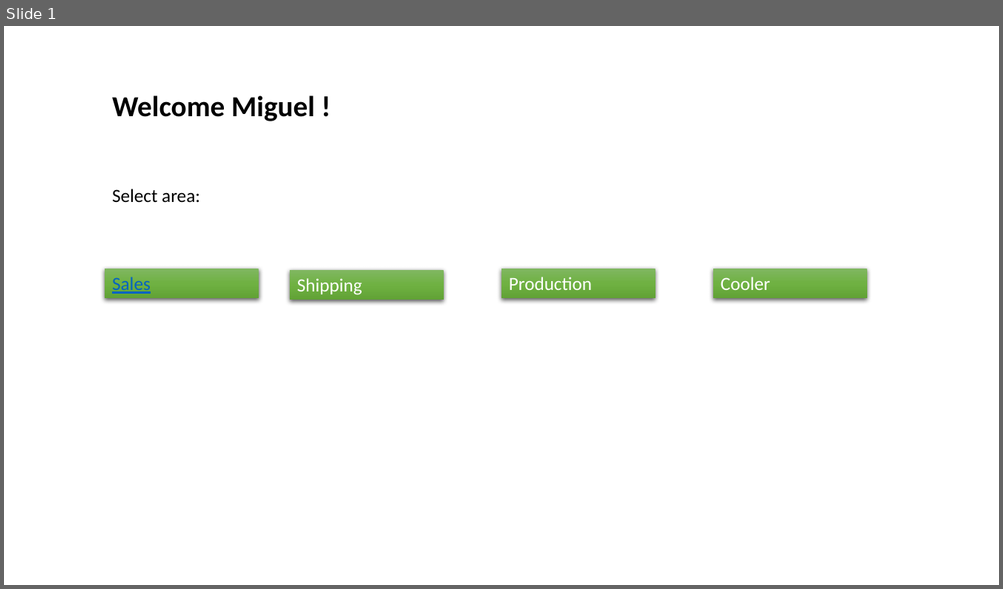
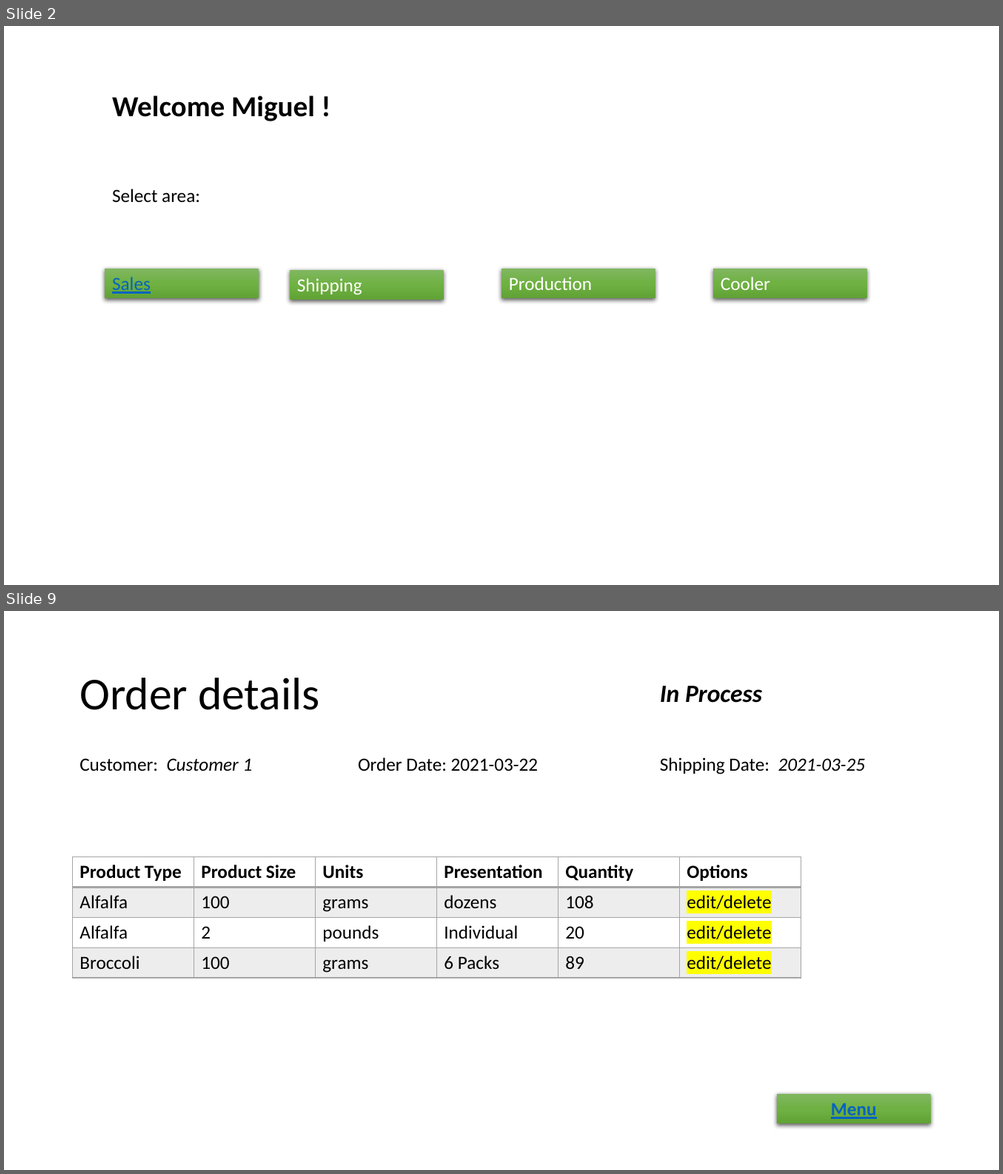
Before and after one commit to lopezpedres/recalls-project, a slide deck: Mockup-EMS.pptx. Shown one above the other, each under a label of ours: slide 1 before the commit, slides 2 and 9 after it; the slides between them are not shown. The pictures are 1003x589 and 1003x1174 pixels, drawn with LibreOffice and Linux fonts; fonts in the diff are those of the drawing. Boxes give left, top, right and bottom in pixels: in the first picture for what was removed or moved away, otherwise in the second. Text is boxed around its words. In the diff, an @@ line names an element or a change of style, - is before the commit and + after.

```diff
--- a/Mockup-EMS.pptx
+++ b/Mockup-EMS.pptx
@@ slide 9 added at [4,611,999,1170], background #FFFFFF @@
@@ title added at [79,678,319,710], 44 pt, text #000000 @@
+Order details
@@ text added at [660,686,762,703], 24 pt, text #000000, bold, italic @@
+In Process
@@ text added at [79,758,253,772], 18 pt, text #000000 @@
+Customer: Customer 1
@@ text added at [358,758,538,771], 18 pt, text #000000 @@
+Order Date: 2021-03-22
@@ text added at [660,758,865,775], 18 pt, text #000000 @@
+Shipping Date: 2021-03-25
@@ table added at [73,857,802,978], 4 rows, 6 columns @@
+Product Type | Product Size | Units | Presentation | Quantity | Options
+Alfalfa | 100 | grams | dozens | 108 | edit/delete
+Alfalfa | 2 | pounds | Individual | 20 | edit/delete
+Broccoli | 100 | grams | 6 Packs | 89 | edit/delete
@@ rectangle added at [777,1094,930,1125], fill gradient #81B861 to #6FB242 to #62A336, 18 pt, text #0563C1, bold, underline @@
+Menu
@@ what was slide 1 is now slide 2 @@
```
Also in this commit, not shown: 5 slides changed, 4 other slides added.
